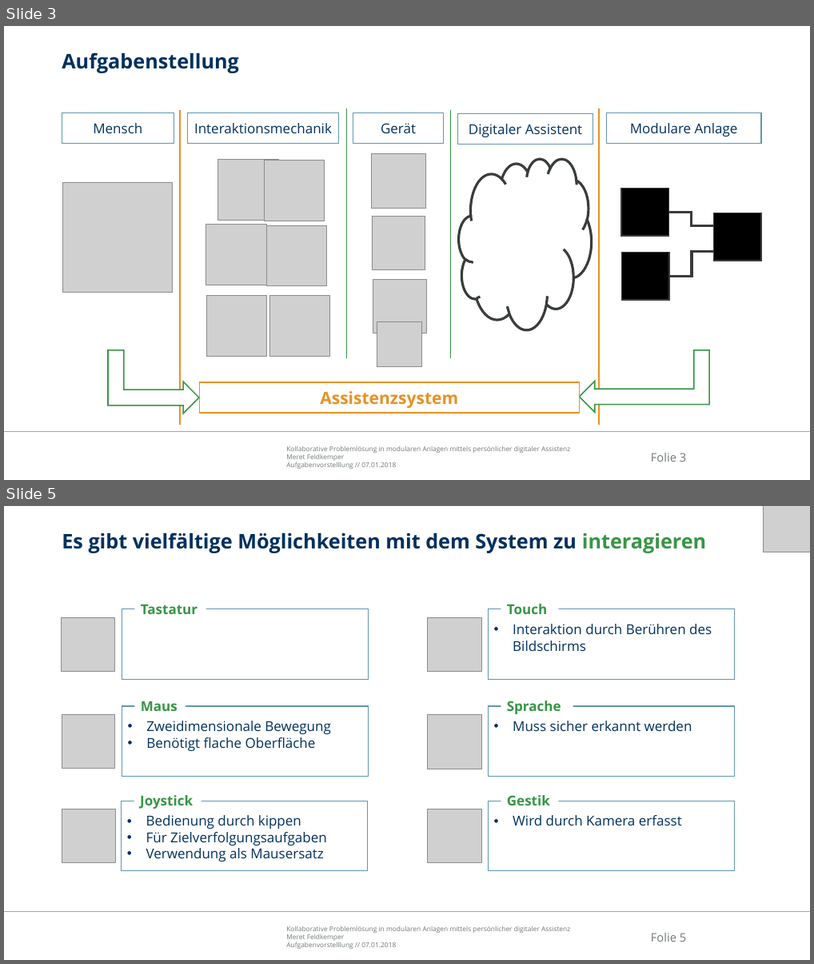
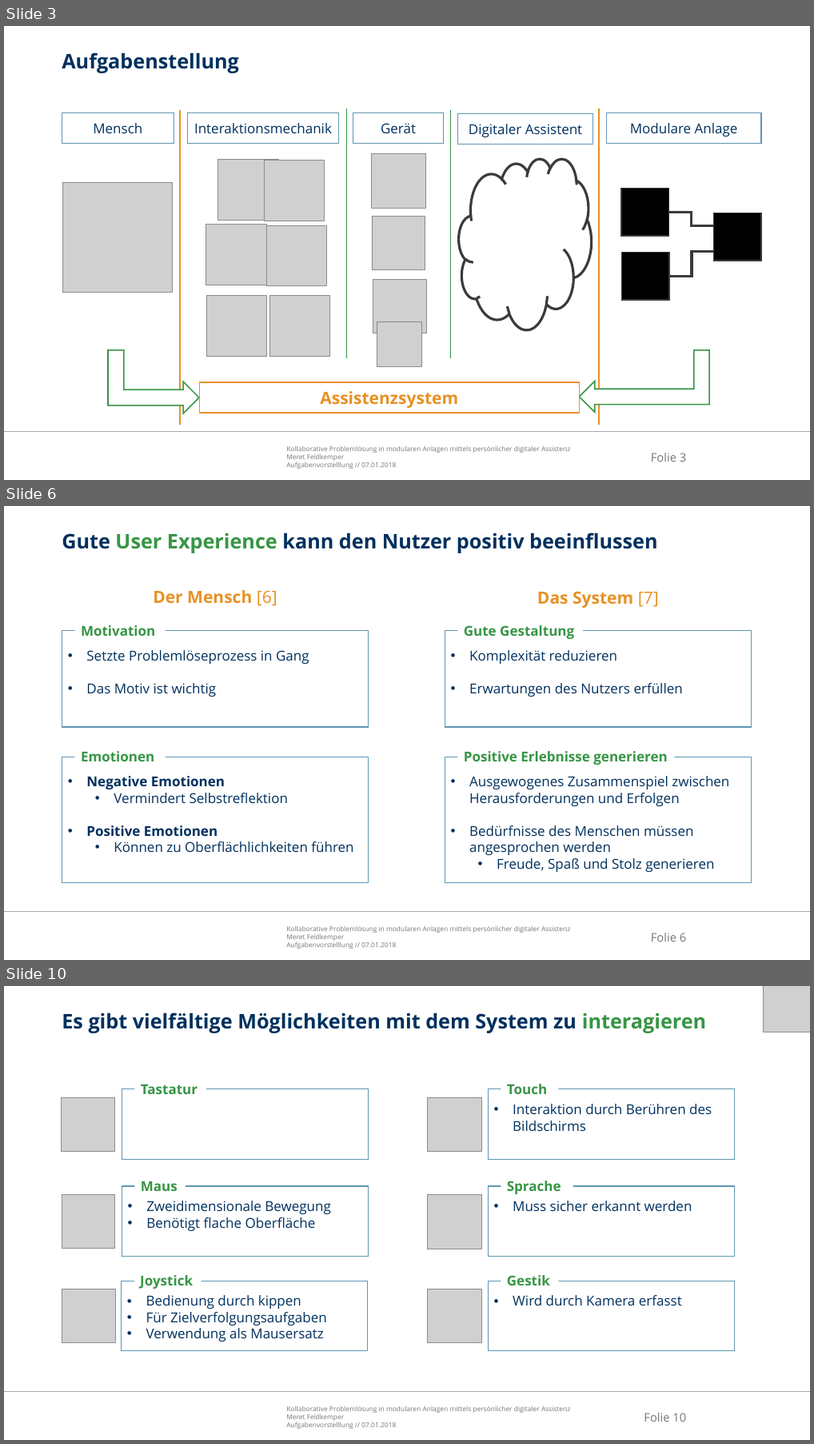
Before and after one commit to Ral3007/Diplomarbeit, a slide deck: Dokumente/Präsentationen/2019-01-07_DA_Feldkemper_Aufgabenvorstellung.pptx. Shown one above the other, each under a label of ours: slides 3 and 5 before the commit, slides 3, 6 and 10 after it; the slides between them are not shown. The pictures are 814x964 and 814x1444 pixels, drawn with LibreOffice and Linux fonts; fonts in the diff are those of the drawing; grey boxes stand for pictures; background and template pictures are left out. Boxes give left, top, right and bottom in pixels: in the first picture for what was removed or moved away, otherwise in the second. Text is boxed around its words. In the diff, an @@ line names an element or a change of style, - is before the commit and + after.

```diff
--- a/Dokumente/Präsentationen/2019-01-07_DA_Feldkemper_Aufgabenvorstellung.pptx
+++ b/Dokumente/Präsentationen/2019-01-07_DA_Feldkemper_Aufgabenvorstellung.pptx
@@ slide 6 added at bbox=[4, 506, 810, 960], background #FFFFFF; not listed: 3 template elements that a slide beside it also shows @@
@@ title added at bbox=[62, 532, 658, 553], 24 pt, text #00305E, bold @@
+Gute User Experience kann den Nutzer positiv beeinflussen
@@ text added at bbox=[153, 590, 278, 606], 20 pt, text #E89124, bold @@
+Der Mensch [6]
@@ text added at bbox=[538, 591, 659, 608], 20 pt, text #E89124, bold @@
+Das System [7]
@@ text added at bbox=[81, 625, 155, 636], 16.2 pt, text #379545, bold @@
+Motivation
@@ text added at bbox=[464, 625, 574, 639], 16.2 pt, text #379545, bold @@
+Gute Gestaltung
@@ rectangle added at bbox=[62, 631, 369, 727], fill #FFFFFF, outline #6096B3 1 pt, 16.2 pt, text #00305E @@
+• Setzte Problemlöseprozess in Gang
+• Das Motiv ist wichtig
@@ rectangle added at bbox=[445, 631, 752, 727], fill #FFFFFF, outline #6096B3 1 pt, 16.2 pt, text #00305E @@
+• Komplexität reduzieren
+• Erwartungen des Nutzers erfüllen
@@ rectangle added at bbox=[62, 756, 369, 883], fill #FFFFFF, outline #6096B3 1 pt, 16.2 pt, text #00305E @@
+• Negative Emotionen
+  • Vermindert Selbstreflektion
+• Positive Emotionen
+  • Können zu Oberflächlichkeiten führen
@@ text added at bbox=[81, 751, 154, 761], 16.2 pt, text #379545, bold @@
+Emotionen
@@ rectangle added at bbox=[445, 756, 752, 883], fill #FFFFFF, outline #6096B3 1 pt, 16.2 pt, text #00305E @@
+• Ausgewogenes Zusammenspiel zwischen Herausforderungen und Erfolgen
+• Bedürfnisse des Menschen müssen angesprochen werden
+  • Freude, Spaß und Stolz generieren
@@ text added at bbox=[464, 751, 667, 764], 16.2 pt, text #379545, bold @@
+Positive Erlebnisse generieren
@@ what was slide 5 is now slide 10 @@
@@ page number at bbox=[644, 1412, 686, 1421]: text changed @@
-Folie 5
+Folie 10
```
Also in this commit, not shown: 5 slides changed, 3 other slides added, 1 slide removed, 45 other files.
